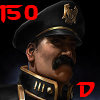
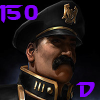
Layers edited between the first and the second 100×100 image:
painted on "D" over [76, 82, 95, 97]
painted on "150" over [0, 5, 38, 23]
